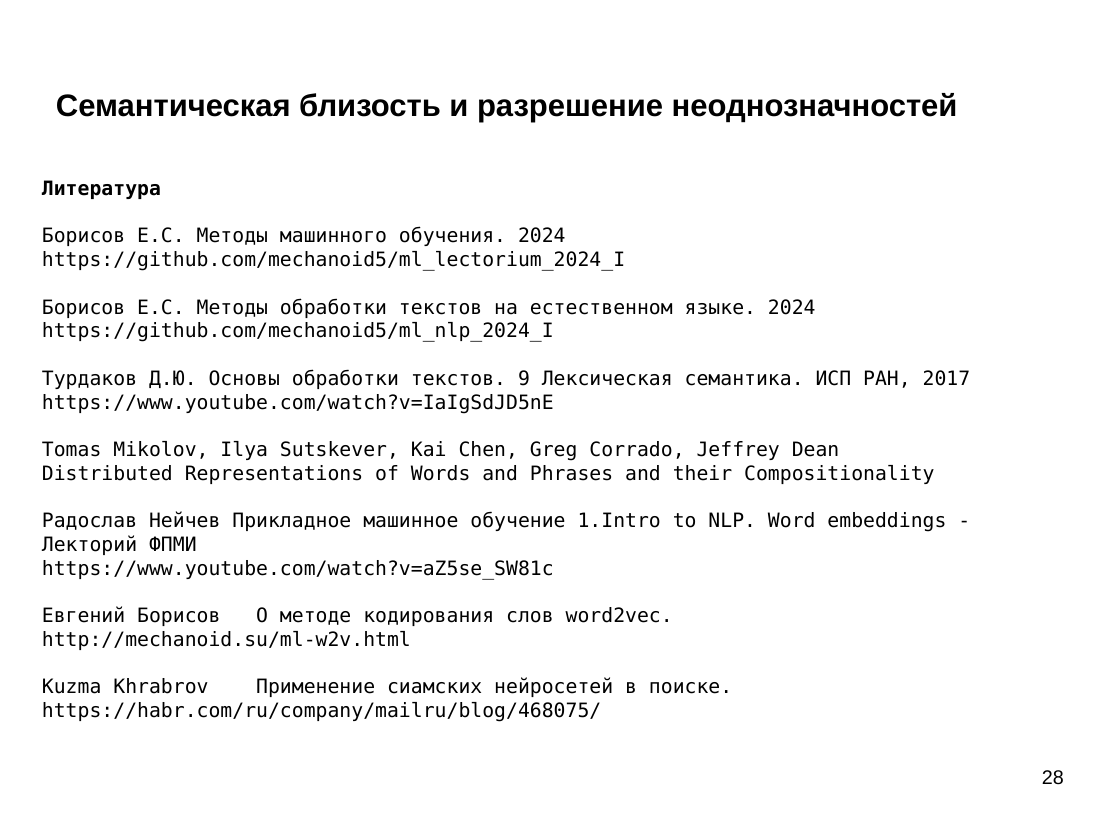
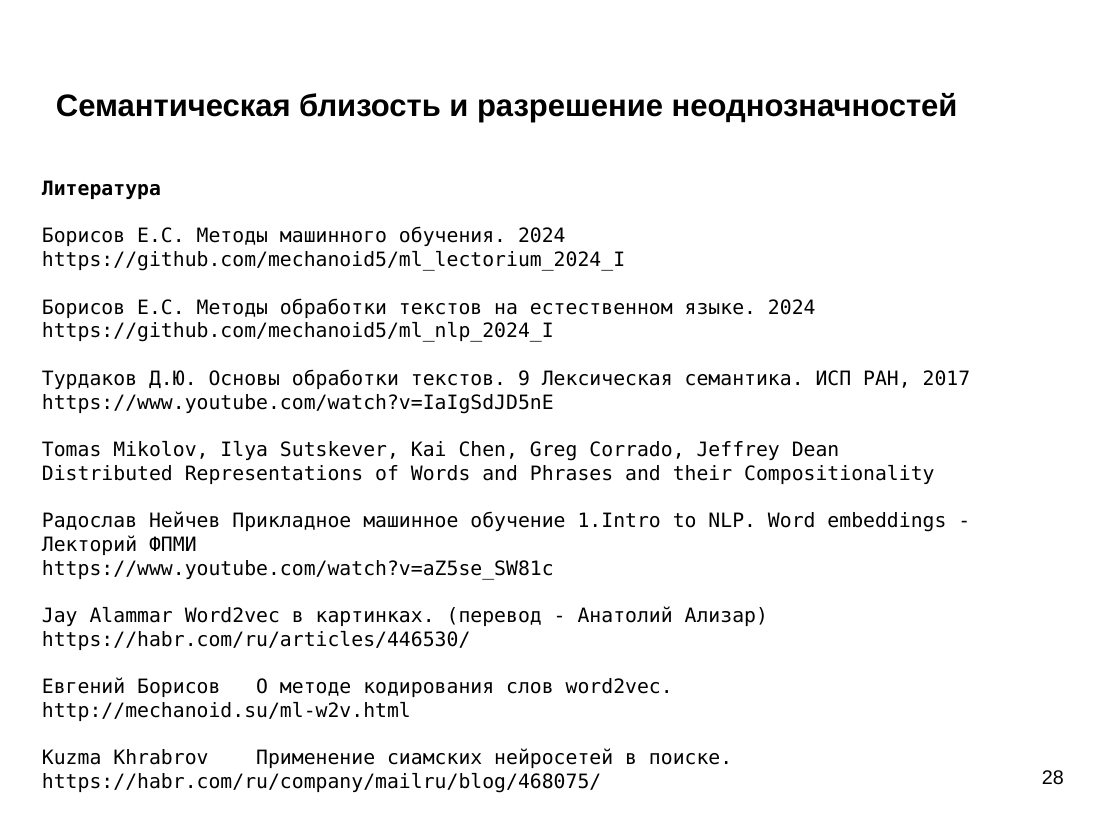
Before and after one commit to mechanoid5/ml_nlp_2024_I, a slide deck: slide 28 of 05-semantic-w2v.odp. Drawn at 1120x840 pixels with LibreOffice and Linux fonts; fonts in the diff are those of the drawing; background and template pictures are left out. Boxes give left, top, right and bottom in pixels: in the first picture for what was removed or moved away, otherwise in the second. Text is boxed around its words. In the diff, an @@ line names an element or a change of style, - is before the commit and + after.

```diff
--- a/05-semantic-w2v.odp
+++ b/05-semantic-w2v.odp
@@ text at box(42, 606, 768, 650): paragraphs added @@
+Jay Alammar Word2vec в картинках. (перевод - Анатолий Ализар)
+https://habr.com/ru/articles/446530/
```
Also in this commit, not shown: 4 other files.
